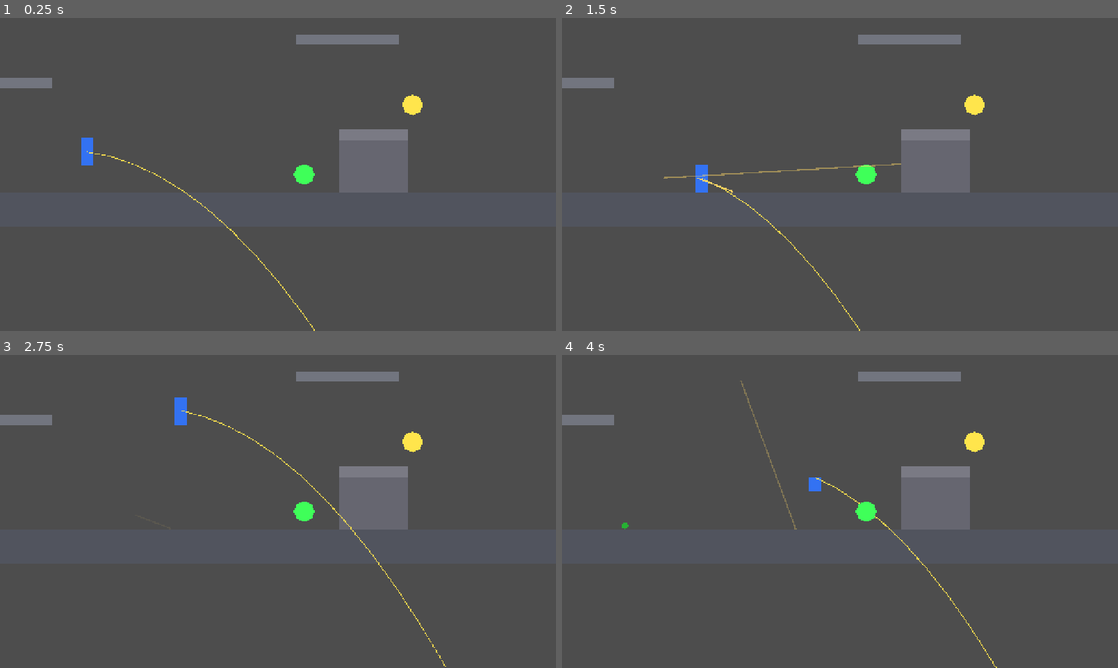
Above: before the commit, frames 1-4 (two rows, left to right).
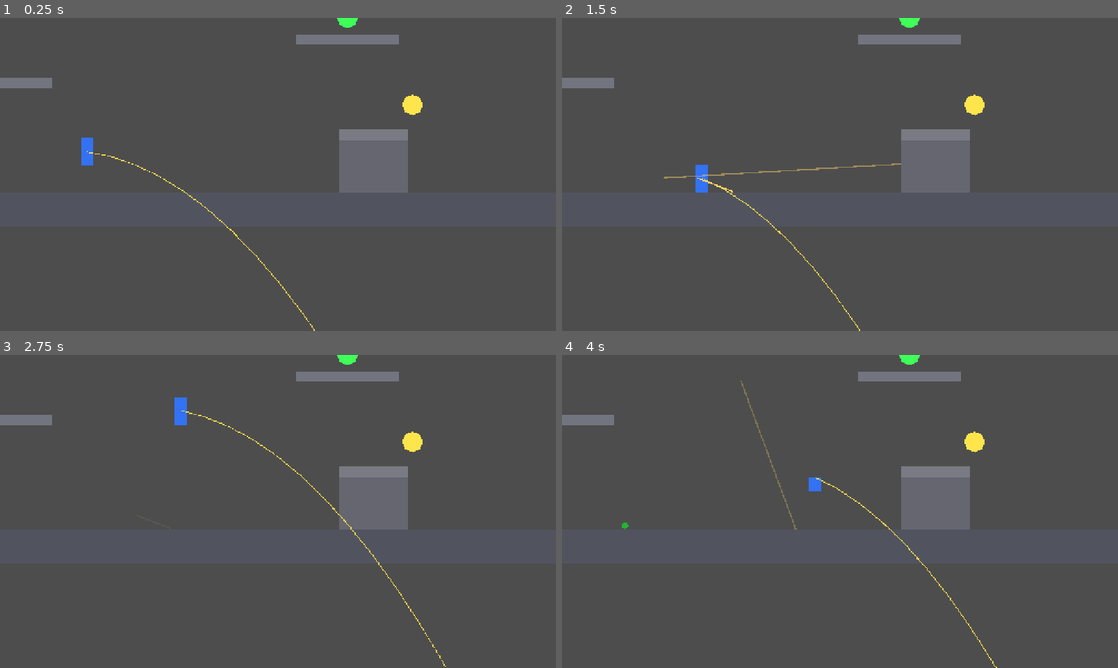
Above: after the commit, the same moments.

Repository: techafreshh/jetpack
Game: Godot game, scene res://scenes/match.tscn
Two runs of this game, one before a commit and one after it. Both use one fixed random seed, a clock stepped at 60 frames per second and the inputs below. This scene is started directly instead of the project's main scene.
Inputs (mouse positions are in pixels of both pictures, inside the frame that each line leads up to):
- Up to frame 1 (0.25 s): no input
- Up to frame 2 (1.5 s): tap Enter at 0.5 s; move the mouse to (962, 158) at 0.52 s; hold S (crouch) 0.53-1.28 s; hold D (move_right) from 0.53 s (still down); click (962, 158) at 0.67 s; tap W at 0.77 s; move the mouse to (728, 190) at 1.27 s; click (728, 190) at 1.35 s
- Up to frame 3 (2.75 s): tap W at 1.52 s; move the mouse to (333, 442) at 2.02 s; release D (move_right) at 2.03 s; hold A (move_left) from 2.03 s (still down); hold Space (fly) from 2.03 s (still down)
- Up to frame 4 (4 s): move the mouse to (812, 574) at 2.77 s; release A (move_left) at 2.78 s; release Space (fly) at 2.78 s; hold D (move_right) from 2.78 s (still down); tap G (throw_grenade) at 2.85 s; click (812, 574) at 2.92 s; tap W at 3.02, 3.77 s; move the mouse to (1006, 558) at 3.52 s; hold S (crouch) from 3.53 s (still down)

The runs differ from the first frame. In frame 1, 0.3% of the frame differs, in the area x 52-65%, y 0-54%; in frame 2, 0.3%; in frame 3, 0.3%; in frame 4, 0.3%.

Commit message:
Move match HealthPack off soldier run corridor onto Plat1 (issue #64)
match.tscn: HealthPack (700,360) -> (800,0), 38px above Plat1 top face, clear of ground runs, ceiling-climb lane and flight hop. test_arena.gd: regression guard asserting the pack is present, kind==health and still enabled after the sim.

Diff:
--- a/jetpack/scenes/match.tscn
+++ b/jetpack/scenes/match.tscn
@@ -14,7 +14,7 @@
 position = Vector2(200, 300)
 
 [node name="HealthPack" parent="." instance=ExtResource("4")]
-position = Vector2(700, 360)
+position = Vector2(800, 0)
 kind = "health"
 
 [node name="ScatterCrate" parent="." instance=ExtResource("4")]
--- a/jetpack/tests/test_arena.gd
+++ b/jetpack/tests/test_arena.gd
@@ -350,3 +350,10 @@
 		bunker_max_x = maxf(bunker_max_x, soldier.position.x)
 	Input.action_release("move_right")
 	check(bunker_max_x < 980.0, "BunkerW blocks pure run (max x=%f)" % bunker_max_x)
+
+	# HealthPack sits above Plat1, off every sim path: it must survive untouched.
+	var pack := match_inst.get_node_or_null("HealthPack")
+	check(pack != null, "HealthPack present after sim")
+	if pack != null:
+		check(String(pack.get("kind")) == "health", "HealthPack kind is health (got %s)" % String(pack.get("kind")))
+		check(not bool(pack.get("disabled")), "HealthPack still enabled after sim (never picked up)")
